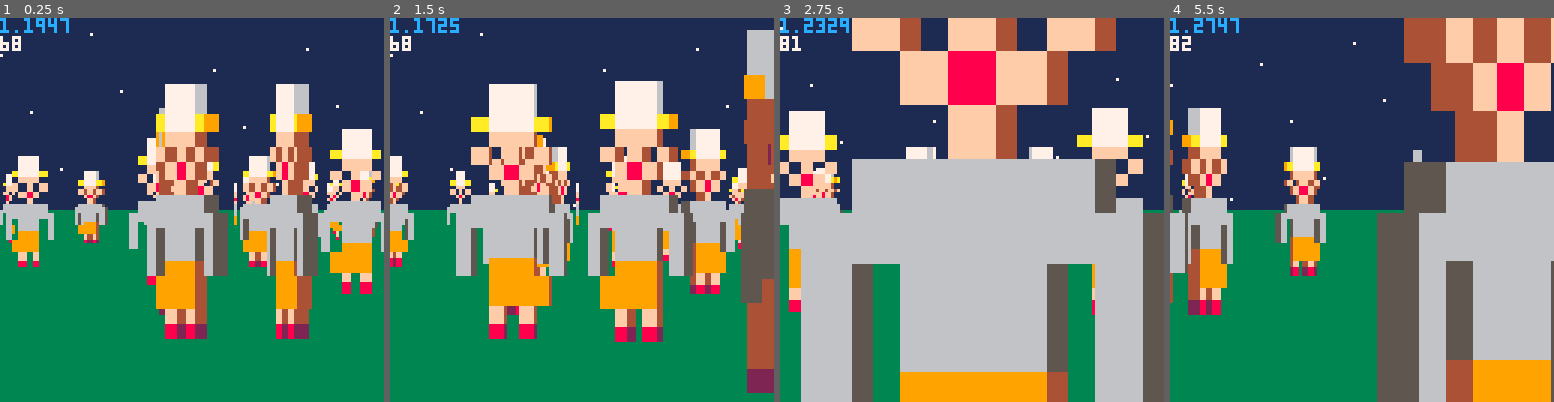
Above: before the commit, frames 1-4 (left to right).
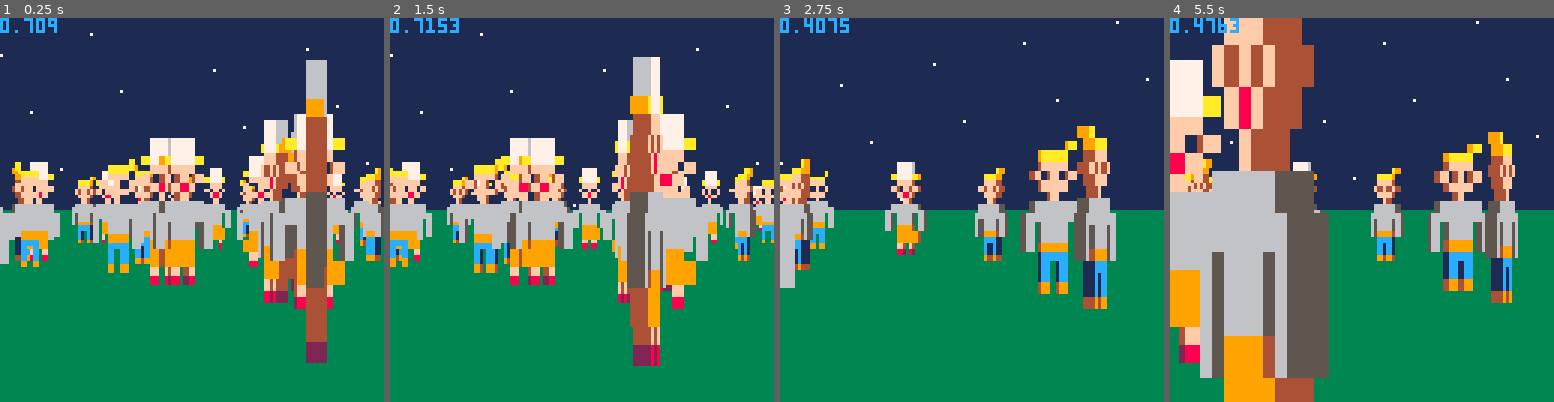
Above: after the commit, the same moments.

Repository: jcwilk/anx
Game: PICO-8 cartridge anx.p8
The game is run twice, just before and just after one commit, with the same random seed, the same clock (stepped at 60 frames per second) and the same inputs.
Inputs:
- Up to frame 1 (0.25 s): no input
- Up to frame 2 (1.5 s): tap X (X key) at 0.33, 1.07 s; tap O (Z key) at 0.7 s
- Up to frame 3 (2.75 s): hold Right 1.6-2.1 s; tap O (Z key) at 1.7, 2.1, 2.5 s; tap X (X key) at 1.85 s; hold Up 2.15-2.42 s; hold Right from 2.47 s (still down)
- Up to frame 4 (5.5 s): tap O (Z key) every 0.4 s from 2.9 to 5.3 s; tap X (X key) at 2.97, 4.08, 5.2 s; release Right at 3.03 s; hold Left 3.08-3.58 s; hold Down 3.63-3.97 s; hold Right 4.02-4.68 s; hold Up 4.73-5.03 s; hold Left from 5.08 s (still down)

The runs differ from the first frame. In frame 1, 28% of the frame differs, in the area x 0-100%, y 0-90%; in frame 2, 36%; in frame 3, 69%; in frame 4, 70%, in the area x 0-100%, y 0-100%.

Commit message:
Only draw on-screen mobiles

Diff:
--- a/anx.p8
+++ b/anx.p8
@@ -171,22 +171,35 @@
     depth=abs(depthoffset)
     local foreshortening = abs(cos((rel_bearing_to_p).val))
     local width=8*scale*foreshortening
+    if x >= 128 or x+width <= 0 then --it's offscreen
+      return
+    end
     local height=16*scale
     local vx=x-width/2
     local vy=64-height/2
     local spritex=8*(sprite_id%16)
     local spritey=8*flr(sprite_id/16)
 
-    local dp
     local color_translate_map = {
       0,1,2,
       2,1,5,6,
       2,4,9,3,
       1,2,2,4
     }
+
+    if diffcmag > 5 then
+      for from,to in pairs(color_translate_map) do
+        pal(from,to)
+      end
+      sspr(spritex,spritey,8,16,vx-flr(mid(-width/8+1,depthoffset,width/8)),vy,width,height,reversed,false)
+      pal()
+      sspr(spritex,spritey,8,16,vx,vy,width,height,reversed,false)
+      return
+    end
+
+    local dp
     local tileyo,tileyf
     local startx,diffx
-
     local facexo={}
     local facexf={}
     local sidexo={}
@@ -196,16 +209,6 @@
     local empty_col
     local sprite_colors={}
     local dxrev
-
-    if diffcmag > 5 then
-      for from,to in pairs(color_translate_map) do
-        pal(from,to)
-      end
-      sspr(spritex,spritey,8,16,vx-flr(mid(-width/8+1,depthoffset,width/8)),vy,width,height,reversed,false)
-      pal()
-      sspr(spritex,spritey,8,16,vx,vy,width,height,reversed,false)
-      return
-    end
 
     for dx=0,7 do
       if reversed then
@@ -294,7 +297,7 @@
 mobile_pool = make_pool()
 player =makemobile(false,makevec2d(0,0),makeangle(.75))
 for i=0,50 do
-  mobile_pool.make(makemobile(1,makevec2d(rnd(8)-4,rnd(10)),makeangle(rnd())))
+  mobile_pool.make(makemobile(flr(rnd(2)),makevec2d(rnd(8)-4,rnd(10)),makeangle(rnd())))
 end
 
 function _update()
@@ -320,9 +323,9 @@
     offset+=right
   end
   player.coords+=offset*0.1
-  mobile_pool.each(function(m)
-    m.bearing+=0.01
-  end)
+  -- mobile_pool.each(function(m)
+  --   m.bearing+=0.01
+  -- end)
 end
 
 function draw_stars()
@@ -331,7 +334,6 @@
   angle=player.bearing-1/16
   local init=flr(angle.val*100)
   local final=flr((angle.val+1/8)*100)
-  print(init)
   for i=init,final do
     pset((i-init)/100*8*128,((i*19)%64))
   end
